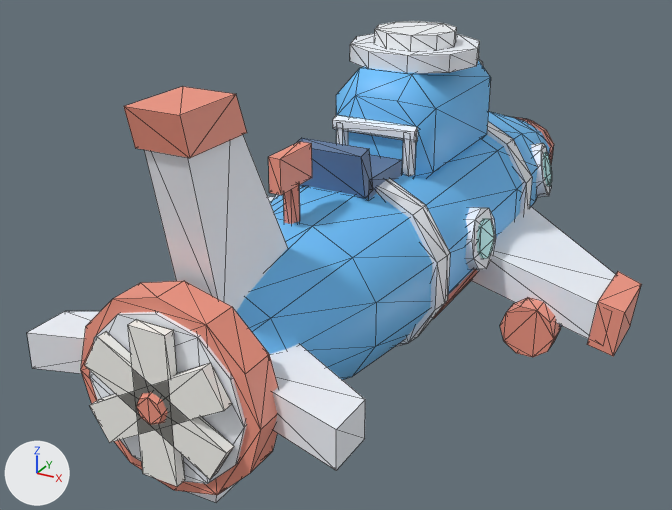
What one commit did to the glTF model art/subs/BlueStreak/BlueStreak.glb.
One viewpoint serves both versions: a 50 mm lens placed at (20.3, -43.7, 20.0), pointed at (-2.1, -3.0, -0.4). Lighting does not change. The marker at lower left points along +X, +Y and +Z. The picture after the commit comes second. Mesh edges are drawn as thin lines. Vertices at exactly the same position are counted once.

The older version as bpy lines, for what is in view:
```python
me_hull = bpy.data.meshes.new('Hull')
me_hull.from_pydata(...)  # 832 vertices, 1536 faces; spans x -13.2..13.2, y -20.4..23.8, z -5.0..11.8
me_hull.materials.append(mat_defaultmaterial)
me_hull_glow = bpy.data.meshes.new('Hull_Glow')
me_hull_glow.from_pydata(...)  # 184 vertices, 340 faces; spans x -9.2..9.2, y -1.2..13.6, z -3.9..9.1
me_hull_glow.materials.append(mat_defaultmaterial_001)
me_prop = bpy.data.meshes.new('Prop')
me_prop.from_pydata(...)  # 40 vertices, 64 faces; spans x -3.28..3.28, y -21.2..-19.4, z -2.6..4.0
me_prop.materials.append(mat_defaultmaterial_003)
ob_hull = bpy.data.objects.new('Hull', me_hull)
ob_hull.location = (0.0, 0.0, 0.0)
ob_hull_glow = bpy.data.objects.new('Hull_Glow', me_hull_glow)
ob_hull_glow.location = (0.0, 0.0, 0.0)
ob_prop = bpy.data.objects.new('Prop', me_prop)
ob_prop.location = (0.0, 0.0, 0.0)
# also in view: 'Seat' at (0.0, -4.9, 6.0)
```
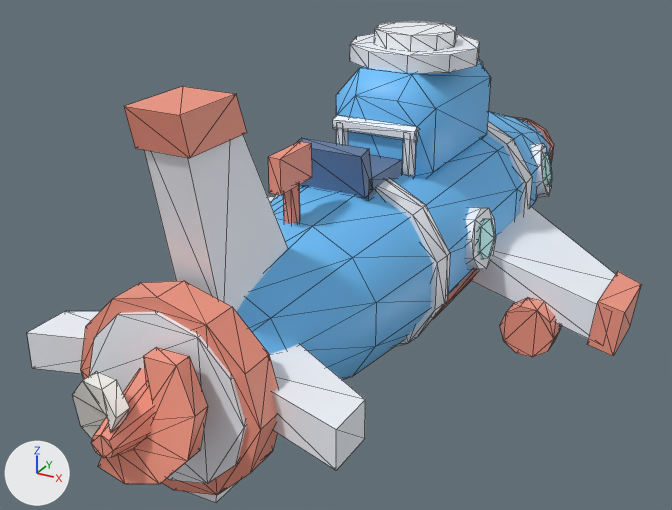
Changed parts and their boxes (x1, y1, x2, y2) in the pictures (672 x 510 px):
```json
{"object": "Prop", "change": "reshaped", "before": [85, 319, 234, 487], "after": [72, 347, 207, 484], "on screen": "9% narrower, 18% shorter"}
{"part": 1, "of": "me_prop", "change": "added", "after": [91, 369, 154, 458], "on screen": "pink"}
{"part": 2, "of": "me_prop", "change": "added", "after": [98, 347, 207, 484], "on screen": "pink"}
{"part": 3, "of": "me_prop", "change": "added", "after": [72, 371, 130, 439]}
{"part": 4, "of": "me_prop", "change": "deleted", "before": [85, 332, 234, 479]}
{"part": 5, "of": "me_prop", "change": "deleted", "before": [128, 319, 185, 487]}
```

The change, as JSON lines over the scene's bpy script:
```json
{"block": "me_prop", "where": "# used by ob_prop; location = (0.0, 0.0, 0.0)"}
{"op": "remove", "block": "me_prop", "code": "me_prop.from_pydata(...)  # 40 vertices, 64 faces; spans x -3.28..3.28, y -21.2..-19.4, z -2.6..4.0"}
{"op": "add", "block": "me_prop", "code": "me_prop.from_pydata(...)  # 72 vertices, 132 faces; spans x -2.78..2.78, y -23.75..-19.5, z -1.99..3.39"}
{"block": "me_prop", "change": "me_prop part 1: a new loose piece, an 8-sided cut cone along y (radius 0.5 at the low end, 1.75 at the high end) spanning x -1.75..1.75, y -23.75..-19.5, z -1.05..2.45, in mat_defaultmaterial_003"}
{"block": "me_prop", "change": "me_prop part 2: a new loose piece of 28 vertices spanning x -0.56..2.78, y -23.52..-20.48, z -1.2..3.39, in mat_defaultmaterial_003"}
{"block": "me_prop", "change": "me_prop part 3: a new loose piece of 28 vertices spanning x -2.78..0.56, y -23.52..-20.48, z -1.99..2.6, in mat_defaultmaterial_003"}
{"block": "me_prop", "change": "me_prop part 4: 32 vertices removed from x -3.28..3.28, y -21.2..-19.4, z -1.69..3.09"}
{"block": "me_prop", "change": "me_prop part 5: 8 vertices removed from x -0.85..0.85, y -20.95..-20.45, z -2.6..4.0"}
```
